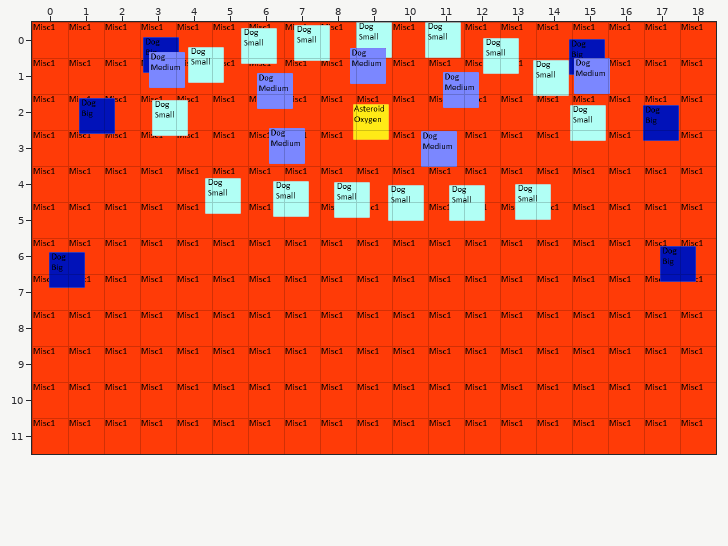
Tiled map -- public/benchmark3/json/baseDefenseTemplate.tmx. Above: the version before the commit.
Cells are 64x64 px. Shown: x 0..18, y 0..11.
New version:
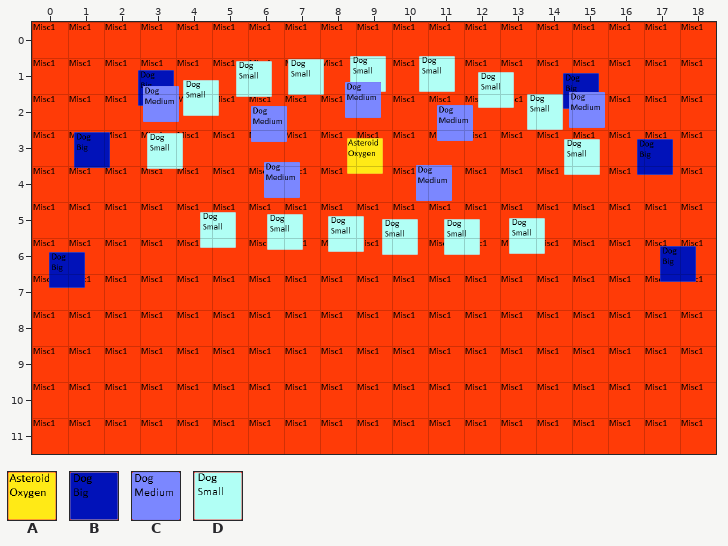
Key: from "CateroidsTileset2": A 3 "asteroid", B 5 "dog", C 6 "dog", D 7 "dog".
Objects are placed by their top-left corner, in cells (3,4 is the top-left corner of cell 3,4); size is 1x1 cell unless given.
Changes in this commit:
Layer "Objects":
changed: D "dog" at 9,0 -> D "dog" at 8.8,0.9
changed: D "dog" at 10.9,0 -> D "dog" at 10.8,0.9
changed: D "dog" at 7.3,0.1 -> D "dog" at 7.1,1
changed: D "dog" at 5.8,0.2 -> D "dog" at 5.7,1.1
changed: B "dog" at 3.1,0.4 -> B "dog" at 2.9,1.3
changed: D "dog" at 12.5,0.4 -> D "dog" at 12.4,1.4
changed: B "dog" at 14.9,0.5 -> B "dog" at 14.8,1.4
changed: D "dog" at 4.3,0.7 -> D "dog" at 4.2,1.6
changed: C "dog" at 8.8,0.7 -> C "dog" at 8.7,1.7
changed: C "dog" at 3.2,0.8 -> C "dog" at 3.1,1.8
changed: C "dog" at 15.1,1 -> C "dog" at 14.9,1.9
changed: D "dog" at 13.9,1.1 -> D "dog" at 13.8,2
changed: C "dog" at 11.4,1.4 -> C "dog" at 11.2,2.3
changed: C "dog" at 6.2,1.4 -> C "dog" at 6.1,2.3
changed: B "dog" at 1.3,2.1 -> B "dog" at 1.2,3.1
changed: D "dog" at 3.3,2.2 -> D "dog" at 3.2,3.1
changed: A "asteroid" at 8.9,2.3 -> A "asteroid" at 8.8,3.2
changed: D "dog" at 14.9,2.3 -> D "dog" at 14.8,3.2
changed: B "dog" at 17,2.3 -> B "dog" at 16.8,3.2
changed: C "dog" at 6.6,2.9 -> C "dog" at 6.4,3.9
changed: C "dog" at 10.8,3 -> C "dog" at 10.7,4
changed: D "dog" at 4.8,4.3 -> D "dog" at 4.7,5.3
changed: D "dog" at 6.7,4.4 -> D "dog" at 6.5,5.3
changed: D "dog" at 8.4,4.4 -> D "dog" at 8.2,5.4
changed: D "dog" at 13.4,4.5 -> D "dog" at 13.2,5.4
changed: D "dog" at 9.9,4.5 -> D "dog" at 9.7,5.5
changed: D "dog" at 11.6,4.5 -> D "dog" at 11.4,5.5
Changed places in both pictures, as pixel boxes (x1, y1, x2, y2):
changed: (138, 22, 610, 255)
changed: (74, 98, 115, 168)
changed: (637, 105, 679, 175)
